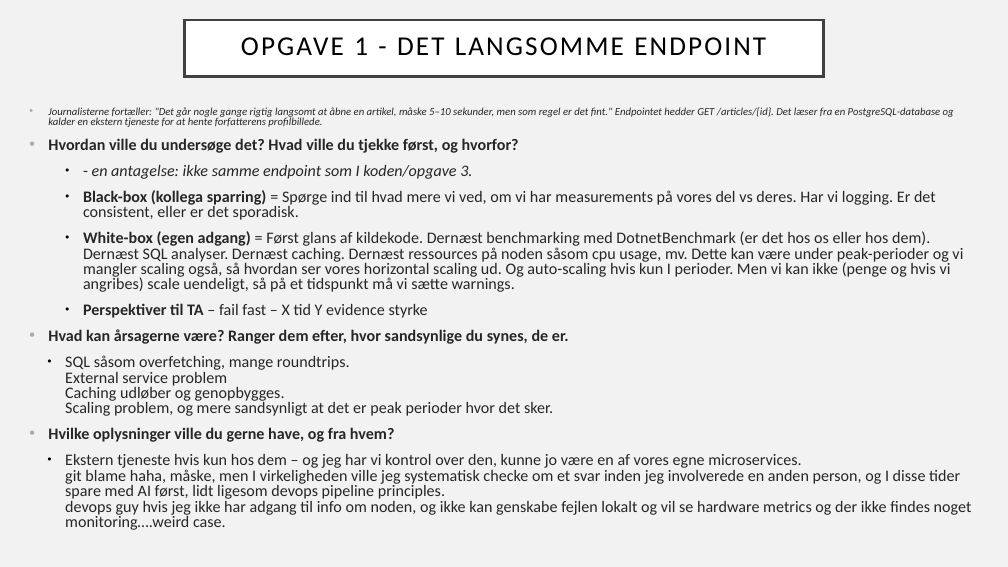
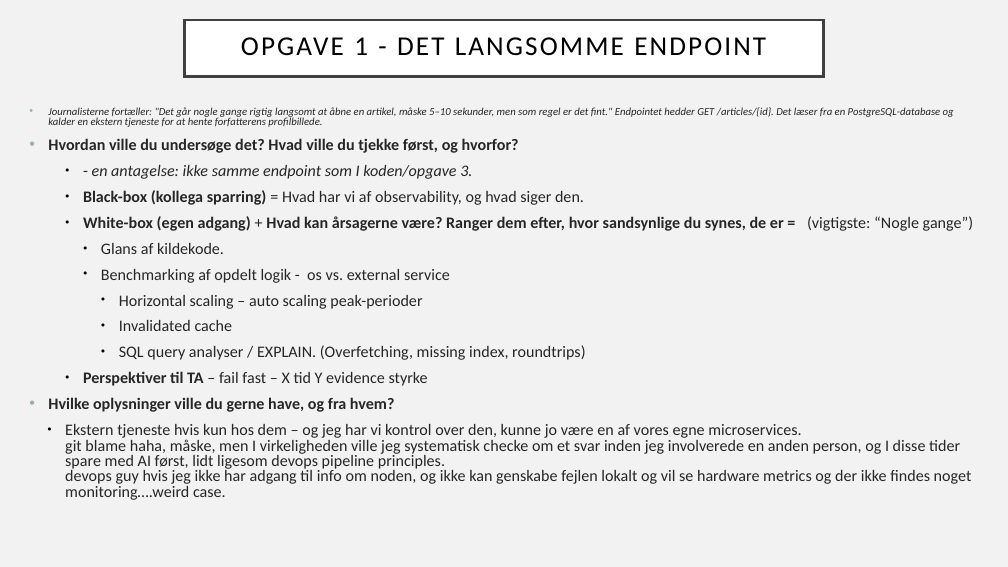
Before and after one commit to Grumlebob/JobInterviewRitzau, a slide deck: slide 2 of Ritzau.odp. Drawn at 1008x567 pixels with LibreOffice and Linux fonts; fonts in the diff are those of the drawing. Boxes give left, top, right and bottom in pixels: in the first picture for what was removed or moved away, otherwise in the second. Text is boxed around its words. In the diff, an @@ line names an element or a change of style, - is before the commit and + after.

Commit message:
opgave 1 og hyperlinks

```diff
--- a/Ritzau.odp
+++ b/Ritzau.odp
@@ text at (83,190,974,360): text changed @@
-    ● Black-box (kollega sparring) = Spørge ind til hvad mere vi ved, om vi har measurements på vores del vs deres. Har vi logging. Er det consistent, eller er det sporadisk.
-    ● White-box (egen adgang) = Først glans af kildekode. Dernæst benchmarking med DotnetBenchmark (er det hos os eller hos dem). Dernæst SQL analyser. Dernæst caching. Dernæst ressources på noden såsom cpu usage, mv. Dette kan være under peak-perioder og vi mangler scaling også, så hvordan ser vores horizontal scaling ud. Og auto-scaling hvis kun I perioder. Men vi kan ikke (penge og hvis vi angribes) scale uendeligt, så på et tidspunkt må vi sætte warnings.
+    ● Black-box (kollega sparring) = Hvad har vi af observability, og hvad siger den.
+    ● White-box (egen adgang) + Hvad kan årsagerne være? Ranger dem efter, hvor sandsynlige du synes, de er = (vigtigste: “Nogle gange”)
+      ● Glans af kildekode.
+      ● Benchmarking af opdelt logik - os vs. external service
+        ● Horizontal scaling – auto scaling peak-perioder
+        ● Invalidated cache
+        ● SQL query analyser / EXPLAIN. (Overfetching, missing index, roundtrips)
@@ text at (48,329,569,416): paragraphs removed @@
-• Hvad kan årsagerne være? Ranger dem efter, hvor sandsynlige du synes, de er.
-  ● SQL såsom overfetching, mange roundtrips.
-    External service problem
-    Caching udløber og genopbygges.
-    Scaling problem, og mere sandsynligt at det er peak perioder hvor det sker.
```
Also in this commit, not shown: 7 other slides changed, 4 slides added, 4 other files.
